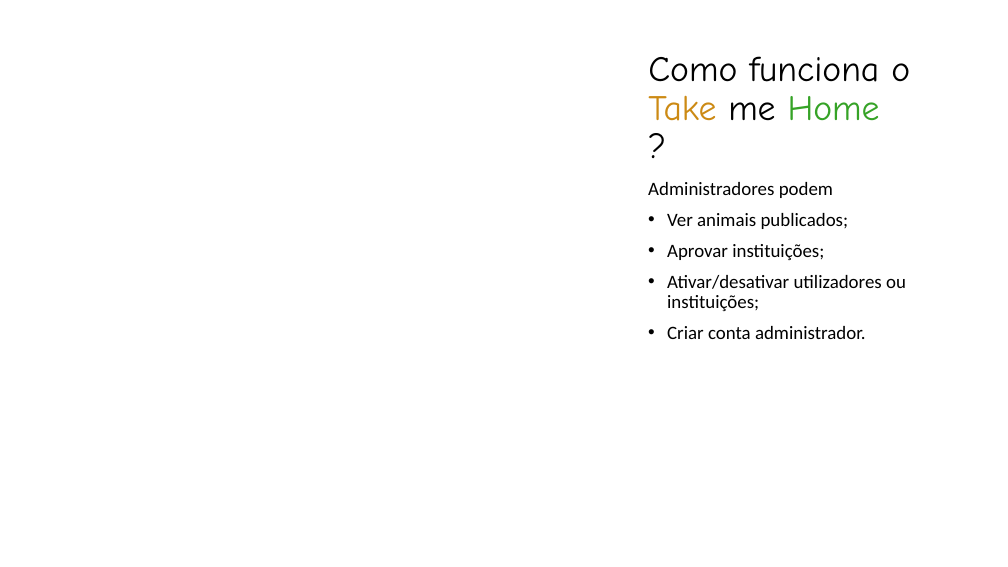
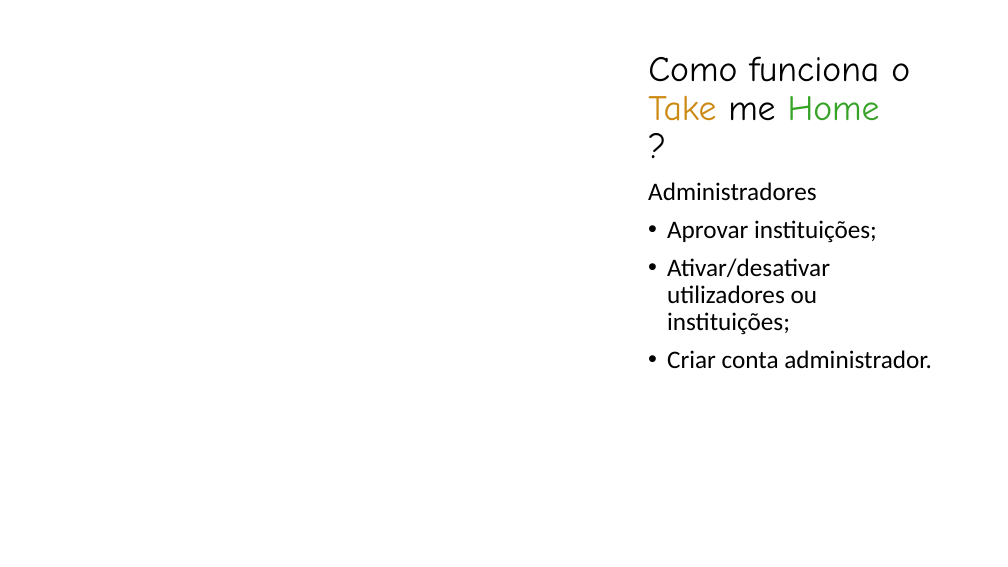
Before and after one commit to diogosousa034/pap, a slide deck: slide 6 of Take me Home.pptx. Drawn at 1008x567 pixels with LibreOffice and Linux fonts; fonts in the diff are those of the drawing; background and template pictures are left out. Boxes give left, top, right and bottom in pixels: in the first picture for what was removed or moved away, otherwise in the second. Text is boxed around its words. In the diff, an @@ line names an element or a change of style, - is before the commit and + after.

```diff
--- a/Take me Home.pptx
+++ b/Take me Home.pptx
@@ text at [648, 182, 816, 201]: text changed; size 18 to 24 pt @@
-Administradores podem
-• Ver animais publicados;
+Administradores
@@ text at [667, 220, 932, 369]: size 18 to 24 pt in "Aprovar instituições;", "Ativar/desativar utilizadores ou instituições;", "Criar conta administrador." @@
```
Also in this commit, not shown: 3 other slides changed, 14 other files.
